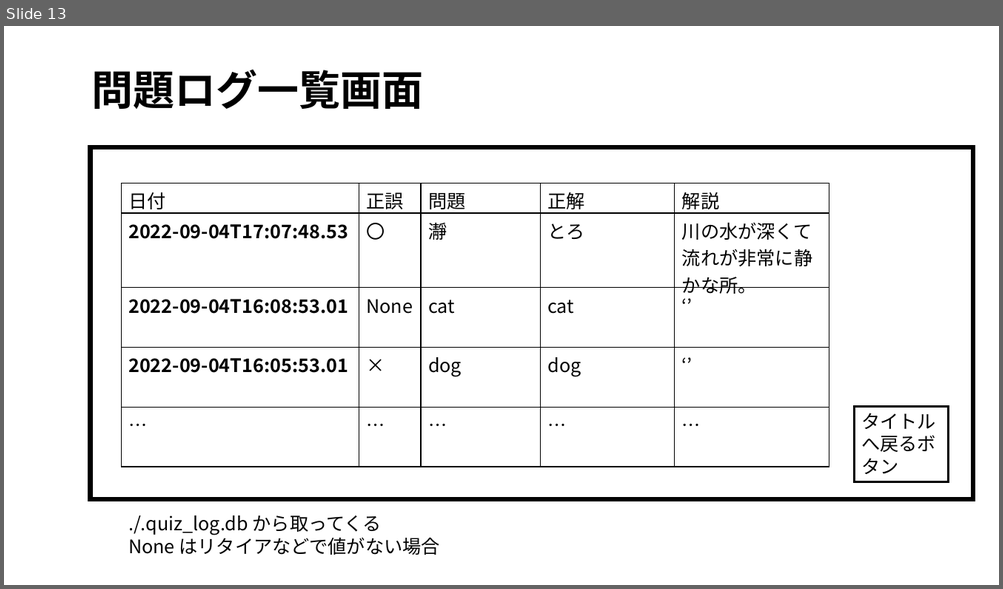
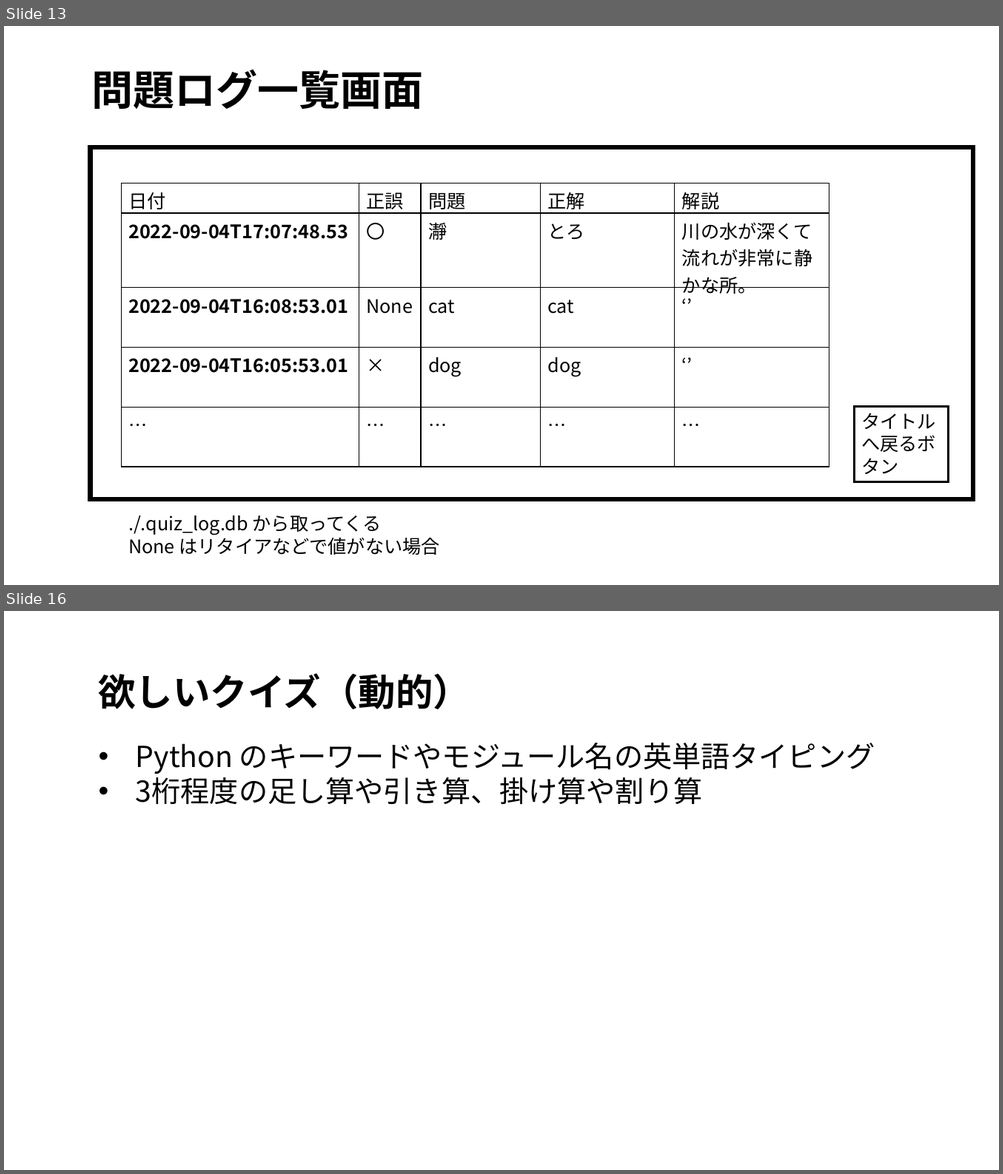
Before and after one commit to tanakai0/stdlib_py_typist, a slide deck: design.pptx. Shown one above the other, each under a label of ours: slide 13 before the commit, slides 13 and 16 after it; the slides between them are not shown. The pictures are 1003x589 and 1003x1174 pixels, drawn with LibreOffice and Linux fonts; fonts in the diff are those of the drawing. Boxes give left, top, right and bottom in pixels: in the first picture for what was removed or moved away, otherwise in the second. Text is boxed around its words. In the diff, an @@ line names an element or a change of style, - is before the commit and + after.

```diff
--- a/design.pptx
+++ b/design.pptx
@@ slide 16 added at [4, 611, 999, 1170], background #FFFFFF @@
@@ text added at [98, 673, 469, 709], 36 pt, text #000000, bold @@
+欲しいクイズ（動的）
@@ text added at [136, 743, 874, 804], 28 pt, text #000000 @@
+• Python のキーワードやモジュール名の英単語タイピング
+• 3桁程度の足し算や引き算、掛け算や割り算
```
Also in this commit, not shown: 1 slide changed, 2 other slides added.
